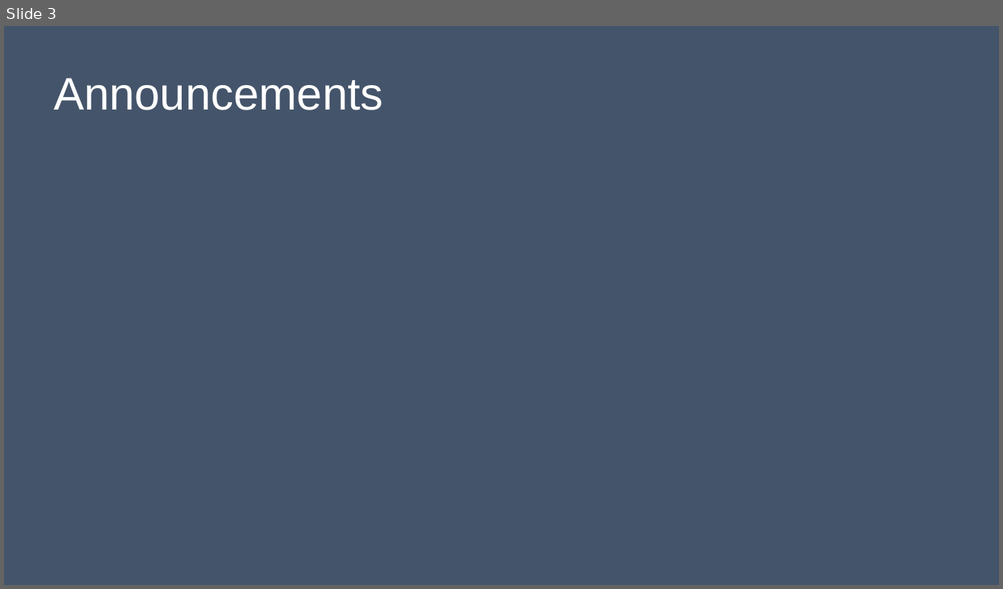
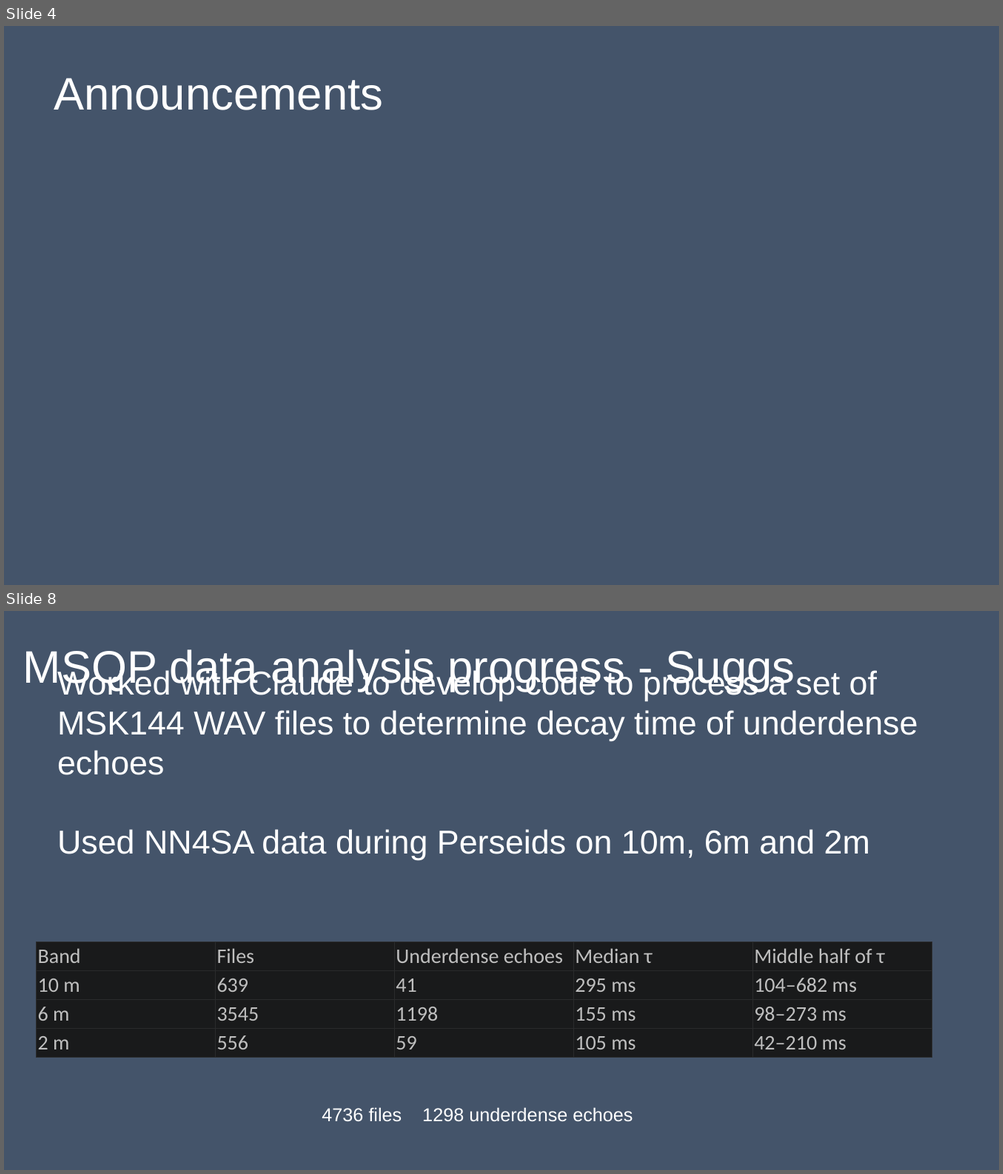
Before and after one commit to HamSCI/MSQP, a slide deck: Working Group meeting slides/Meteor_Scatter_Working_Group_4Nov2026.pptx. Shown one above the other, each under a label of ours: slide 3 before the commit, slides 4 and 8 after it; the slides between them are not shown. The pictures are 1003x589 and 1003x1174 pixels, drawn with LibreOffice and Linux fonts; fonts in the diff are those of the drawing. Boxes give left, top, right and bottom in pixels: in the first picture for what was removed or moved away, otherwise in the second. Text is boxed around its words. In the diff, an @@ line names an element or a change of style, - is before the commit and + after.

```diff
--- a/Working Group meeting slides/Meteor_Scatter_Working_Group_4Nov2026.pptx
+++ b/Working Group meeting slides/Meteor_Scatter_Working_Group_4Nov2026.pptx
@@ slide 8 added at (4, 611, 999, 1170), background #44546A @@
@@ title added at (23, 649, 795, 691), 44 pt, text #FFFFFF @@
+MSQP data analysis progress - Suggs
@@ text added at (57, 669, 918, 860), 32 pt, text #FFFFFF @@
+Worked with Claude to develop code to process a set of MSK144 WAV files to determine decay time of underdense echoes
+Used NN4SA data during Perseids on 10m, 6m and 2m
@@ table added at (36, 943, 931, 1057), 4 rows, 5 columns @@
+Band | Files | Underdense echoes | Median τ | Middle half of τ
+10 m | 639 | 41 | 295 ms | 104–682 ms
+6 m | 3545 | 1198 | 155 ms | 98–273 ms
+2 m | 556 | 59 | 105 ms | 42–210 ms
@@ text added at (321, 1108, 632, 1122), 18 pt, text #FFFFFF @@
+4736 files 1298 underdense echoes
@@ what was slide 3 is now slide 4 @@
```
Also in this commit, not shown: 4 slides changed, 19 other slides added, 5 slides removed.
